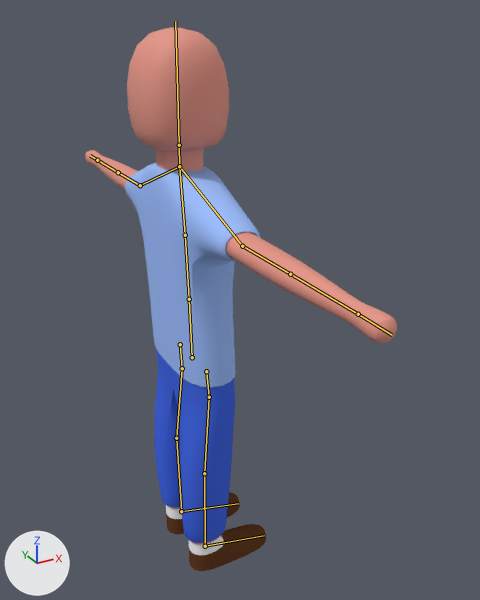
The Blender file Assets/Blender projects/PlayerModel.blend as it was, and as the next commit left it.
Both versions are drawn from a 50 mm camera at (-12.1, -27.6, 28.6) aimed at (2.8, -0.6, 15.1). Arrows for +X, +Y and +Z are at lower left; the lights stay in place. The bones that bend it are drawn over the model as lines.

Objects in the first picture: 'PlayerModel'.
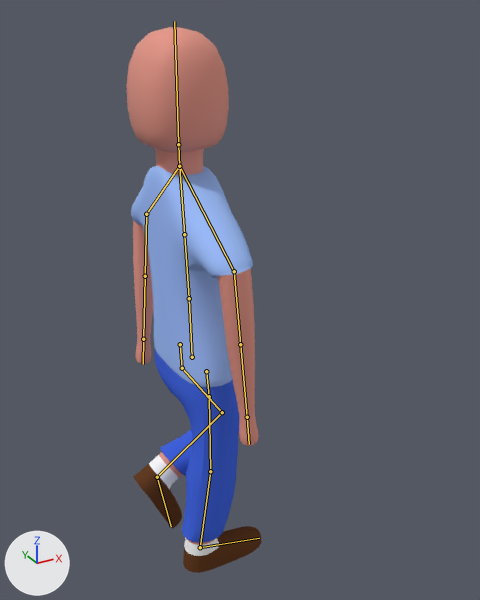
The newer file adds an action. The first version stands in its rest pose; the second is drawn at frame 7 of the action 'WalkForward'.

Edits to the scene script, one JSON object a line:
```json
{"block": "bone_shoulder_r", "where": "bone_shoulder_r = bpy.data.objects['Armature.001'].pose.bones['Shoulder.R']  # child of 'Chest'"}
{"op": "set", "path": "bone_shoulder_r.rotation_quaternion", "old": "(1.0, 0.0, 0.0, 0.0)", "new": "(0.991, 0.13, 0.003, 0.003)", "note": "degrees (0, 0, 0) -> degrees (15, 0, 0)"}
{"block": "bone_upperarm_r", "where": "bone_upperarm_r = bpy.data.objects['Armature.001'].pose.bones['Upperarm.R']  # child of 'Shoulder.R'"}
{"op": "set", "path": "bone_upperarm_r.rotation_quaternion", "old": "(1.0, 0.0, 0.0, 0.0)", "new": "(0.781, 0.6, 0.026, -0.019)", "note": "degrees (0, 0, 0) -> degrees (75, 4, 0)"}
{"block": "bone_shoulder_l", "where": "bone_shoulder_l = bpy.data.objects['Armature.001'].pose.bones['Shoulder.L']  # child of 'Chest'"}
{"op": "set", "path": "bone_shoulder_l.rotation_quaternion", "old": "(1.0, 0.0, 0.0, 0.0)", "new": "(0.991, -0.13, -0.003, -0.003)", "note": "degrees (0, 0, 0) -> degrees (-15, 0, 0)"}
{"block": "bone_upperarm_l", "where": "bone_upperarm_l = bpy.data.objects['Armature.001'].pose.bones['Upperarm.L']  # child of 'Shoulder.L'"}
{"op": "set", "path": "bone_upperarm_l.rotation_quaternion", "old": "(1.0, 0.0, 0.0, 0.0)", "new": "(0.781, -0.6, 0.026, 0.019)", "note": "degrees (0, 0, 0) -> degrees (-75, 4, 0)"}
{"block": "bone_upperleg_r", "where": "bone_upperleg_r = bpy.data.objects['Armature.001'].pose.bones['Upperleg.R']  # child of 'Hip.R'"}
{"op": "set", "path": "bone_upperleg_r.rotation_quaternion", "old": "(1.0, 0.0, 0.0, 0.0)", "new": "(0.999, 0.0, 0.001, -0.039)", "note": "degrees (0, 0, 0) -> degrees (0, 0, -4)"}
{"block": "bone_lowerleg_r", "where": "bone_lowerleg_r = bpy.data.objects['Armature.001'].pose.bones['Lowerleg.R']  # child of 'Upperleg.R'"}
{"op": "set", "path": "bone_lowerleg_r.rotation_quaternion", "old": "(1.0, 0.0, 0.0, 0.0)", "new": "(0.995, 0.0, 0.005, 0.102)", "note": "degrees (0, 0, 0) -> degrees (0, 1, 12)"}
{"block": "bone_foot_r", "where": "bone_foot_r = bpy.data.objects['Armature.001'].pose.bones['Foot.R']  # child of 'Lowerleg.R'"}
{"op": "set", "path": "bone_foot_r.rotation_quaternion", "old": "(1.0, 0.0, 0.0, 0.0)", "new": "(0.999, 0.0, 0.0, -0.052)", "note": "degrees (0, 0, 0) -> degrees (0, 0, -6)"}
{"block": "bone_upperleg_l", "where": "bone_upperleg_l = bpy.data.objects['Armature.001'].pose.bones['Upperleg.L']  # child of 'Hip.L'"}
{"op": "set", "path": "bone_upperleg_l.rotation_quaternion", "old": "(1.0, 0.0, 0.0, 0.0)", "new": "(0.942, 0.001, -0.012, -0.336)", "note": "degrees (0, 0, 0) -> degrees (1, -1, -39)"}
{"block": "bone_lowerleg_l", "where": "bone_lowerleg_l = bpy.data.objects['Armature.001'].pose.bones['Lowerleg.L']  # child of 'Upperleg.L'"}
{"op": "set", "path": "bone_lowerleg_l.rotation_quaternion", "old": "(1.0, 0.0, 0.0, 0.0)", "new": "(0.665, 0.0, -0.034, 0.746)", "note": "degrees (0, 0, 0) -> degrees (-3, -3, 97)"}
{"block": "bone_foot_l", "where": "bone_foot_l = bpy.data.objects['Armature.001'].pose.bones['Foot.L']  # child of 'Lowerleg.L'"}
{"op": "set", "path": "bone_foot_l.rotation_quaternion", "old": "(1.0, 0.0, 0.0, 0.0)", "new": "(0.998, 0.0, 0.0, 0.07)", "note": "degrees (0, 0, 0) -> degrees (0, 0, 8)"}
```

Location of each change, (x1, y1, x2, y2) in pixels of the pictures (480 x 600 px):
```json
{"object": "PlayerModel", "change": "posed", "before": [85, 27, 397, 571], "after": [126, 27, 261, 573], "on screen": "57% narrower"}
{"bone": "Shoulder.R", "before": "(179, 166) to (242, 246)", "after": "(179, 166) to (234, 271)"}
{"bone": "Upperarm.R", "before": "(242, 246) to (290, 274)", "after": "(234, 271) to (240, 344)"}
{"bone": "Shoulder.L", "before": "(179, 166) to (140, 185)", "after": "(179, 166) to (146, 214)"}
{"bone": "Upperarm.L", "before": "(140, 185) to (118, 172)", "after": "(146, 214) to (145, 276)"}
{"bone": "Upperleg.R", "before": "(209, 397) to (204, 473)", "after": "(209, 396) to (210, 471)"}
{"bone": "Lowerleg.R", "before": "(204, 473) to (205, 546)", "after": "(210, 471) to (200, 547)"}
{"bone": "Foot.R", "before": "(205, 546) to (264, 535)", "after": "(200, 547) to (259, 538)"}
{"bone": "Upperleg.L", "before": "(182, 368) to (176, 438)", "after": "(182, 368) to (222, 412)"}
{"bone": "Lowerleg.L", "before": "(176, 438) to (181, 511)", "after": "(222, 412) to (157, 477)"}
{"bone": "Foot.L", "before": "(181, 511) to (238, 503)", "after": "(157, 477) to (171, 526)"}
```
